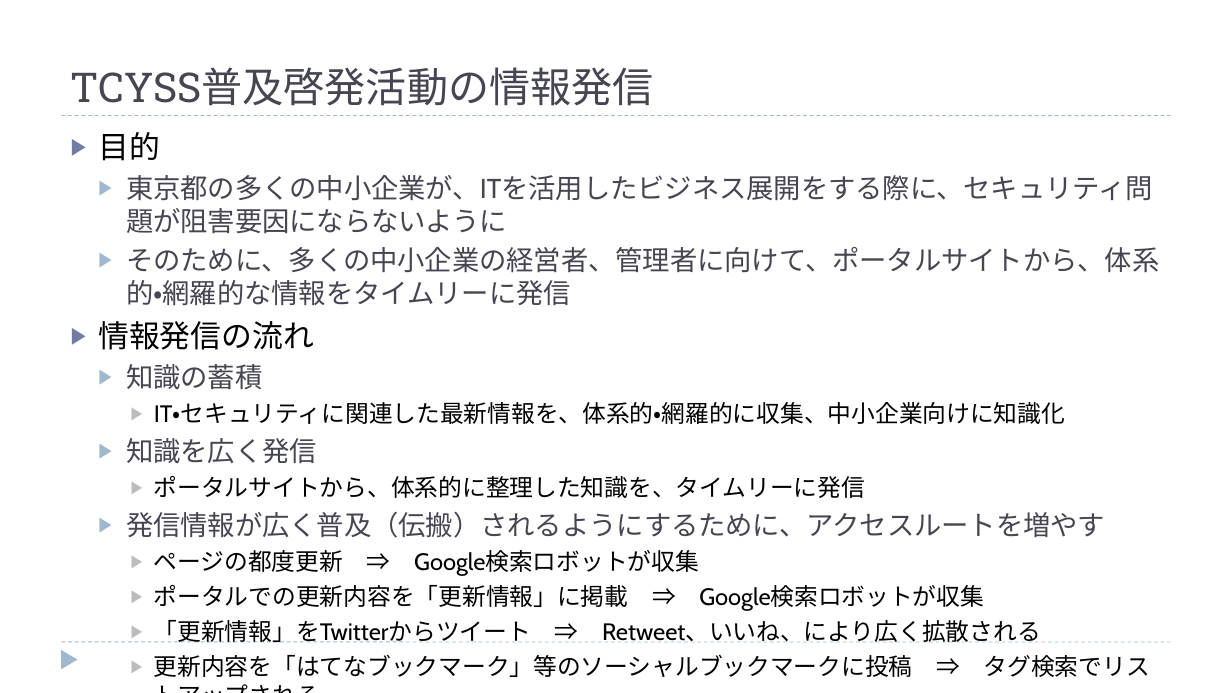
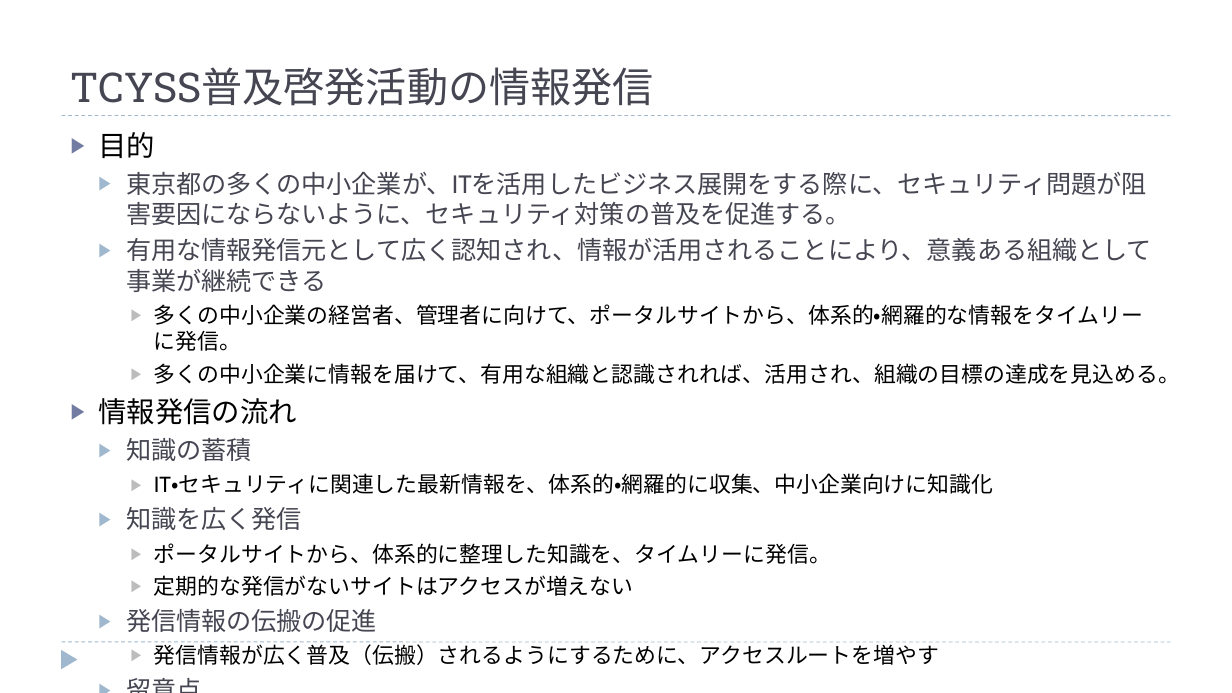
Before and after one commit to BlueMoon55/Presentation_Doc, a slide deck: slide 3 of Cyber/TCYSSでの情報収集・蓄積と発信.pptx. Drawn at 1232x693 pixels with LibreOffice and Linux fonts; fonts in the diff are those of the drawing. Boxes give left, top, right and bottom in pixels: in the first picture for what was removed or moved away, otherwise in the second. Text is boxed around its words. In the diff, an @@ line names an element or a change of style, - is before the commit and + after.

Commit message:
20211001

```diff
--- a/Cyber/TCYSSでの情報収集・蓄積と発信.pptx
+++ b/Cyber/TCYSSでの情報収集・蓄積と発信.pptx
@@ text at <box>98,132,993,665</box>: size 24.1 to 22.1 pt in "目的", "情報発信の流れ"; size 21.3 to 19.6 pt in "知識の蓄積", "知識を広く発信"; size 18.5 to 17 pt in "IT・セキュリティに関連した最新情報を、体系的・網羅的に収集、中小企業向けに知識化"; size 21.3 to 17 pt, text colour #464653 to #000000 in "発信情報が広く普及（伝搬）されるようにするために、アクセスルートを増やす"; list level 2 to 3 in "発信情報が広く普及（伝搬）されるようにするために、アクセスルートを増やす"; bullet colour #9FB8CD to #BDBDBD @@
@@ text at <box>126,172,1180,384</box>: text changed; size 21.3 to 19.6 pt @@
-  ▶ 東京都の多くの中小企業が、ITを活用したビジネス展開をする際に、セキュリティ問題が阻害要因にならないように
-  ▶ そのために、多くの中小企業の経営者、管理者に向けて、ポータルサイトから、体系的・網羅的な情報をタイムリーに発信
+  ▶ 東京都の多くの中小企業が、ITを活用したビジネス展開をする際に、セキュリティ問題が阻害要因にならないように、セキュリティ対策の普及を促進する。
+  ▶ 有用な情報発信元として広く認知され、情報が活用されることにより、意義ある組織として事業が継続できる
+    ▶ 多くの中小企業の経営者、管理者に向けて、ポータルサイトから、体系的・網羅的な情報をタイムリーに発信。
+    ▶ 多くの中小企業に情報を届けて、有用な組織と認識されれば、活用され、組織の目標の達成を見込める。
@@ text at <box>126,543,831,632</box>: text changed; size 18.5 to 17 pt @@
-    ▶ ポータルサイトから、体系的に整理した知識を、タイムリーに発信
+    ▶ ポータルサイトから、体系的に整理した知識を、タイムリーに発信。
+    ▶ 定期的な発信がないサイトはアクセスが増えない
+  ▶ 発信情報の伝搬の促進
@@ text at <box>154,550,1150,677</box>: text changed; size 18.5 to 17 pt @@
-    ▶ ページの都度更新 ⇒ Google検索ロボットが収集
-    ▶ ポータルでの更新内容を「更新情報」に掲載 ⇒ Google検索ロボットが収集
-    ▶ 「更新情報」をTwitterからツイート ⇒ Retweet、いいね、により広く拡散される
-    ▶ 更新内容を「はてなブックマーク」等のソーシャルブックマークに投稿 ⇒ タグ検索でリストアップされる
+  ▶ 留意点
+    ▶ 有用と認識されない情報発信を増やして、件数を稼いでも、組織の存立意義は認識されない。
```
Also in this commit, not shown: 2 other slides changed, 1 slide added.
